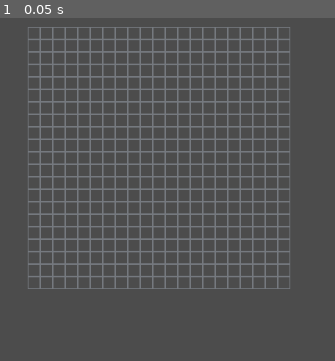
Above: before the commit, frame 1.
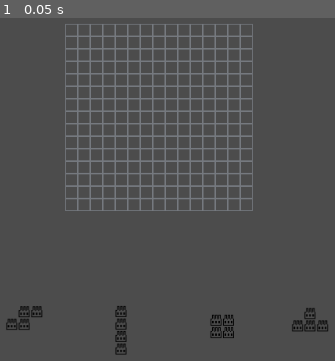
Above: after the commit, the same moment.

Repository: T4g1/gd-wildjam13
Game: Godot game, scene res://main.tscn
Two runs of this game, one before a commit and one after it. Both use one fixed random seed, a clock stepped at 60 frames per second and the inputs below.
Inputs:
- Up to frame 1 (0.05 s): no input

The runs differ from the first frame. In frame 1, 16% of the frame differs, in the area x 1-98%, y 1-99%.

Commit message:
[add] Mockup of game scene

Diff:
--- a/main.tscn
+++ b/main.tscn
@@ -1,20 +1,55 @@
-[gd_scene load_steps=2 format=2]
+[gd_scene load_steps=3 format=2]
 
 [ext_resource path="res://nodes/Grid/Grid.tscn" type="PackedScene" id=1]
+[ext_resource path="res://nodes/Polymino/Polymino.tscn" type="PackedScene" id=2]
 
 [node name="Node2D" type="Control"]
 anchor_right = 1.0
 anchor_bottom = 1.0
 
-[node name="CenterContainer" type="CenterContainer" parent="."]
+[node name="VBoxContainer" type="VBoxContainer" parent="."]
 anchor_right = 1.0
 anchor_bottom = 1.0
 
-[node name="Grid" parent="CenterContainer" instance=ExtResource( 1 )]
+[node name="CenterContainer" type="CenterContainer" parent="VBoxContainer"]
+margin_right = 1024.0
+margin_bottom = 496.0
+size_flags_horizontal = 3
+size_flags_vertical = 3
+
+[node name="Grid" parent="VBoxContainer/CenterContainer" instance=ExtResource( 1 )]
+anchor_left = 0.0
+anchor_top = 0.0
 anchor_right = 0.0
 anchor_bottom = 0.0
 margin_left = 512.0
-margin_top = 300.0
+margin_top = 248.0
 margin_right = 512.0
-margin_bottom = 300.0
-grid_size = 21
+margin_bottom = 248.0
+size_flags_horizontal = 3
+size_flags_vertical = 3
+grid_size = 15
+
+[node name="HBoxContainer" type="HBoxContainer" parent="VBoxContainer"]
+margin_top = 500.0
+margin_right = 1024.0
+margin_bottom = 600.0
+size_flags_horizontal = 3
+size_flags_vertical = 3
+size_flags_stretch_ratio = 0.2
+
+[node name="pol1" parent="VBoxContainer/HBoxContainer" instance=ExtResource( 2 )]
+position = Vector2( 347.45, 21.1884 )
+shape = 1
+
+[node name="pol2" parent="VBoxContainer/HBoxContainer" instance=ExtResource( 2 )]
+position = Vector2( 487.412, 20.8715 )
+shape = 5
+
+[node name="pol3" parent="VBoxContainer/HBoxContainer" instance=ExtResource( 2 )]
+position = Vector2( 608.958, 31.9212 )
+shape = 4
+
+[node name="pol4" parent="VBoxContainer/HBoxContainer" instance=ExtResource( 2 )]
+position = Vector2( 713.316, 23.327 )
+shape = 6
--- a/nodes/Grid/Grid.tscn
+++ b/nodes/Grid/Grid.tscn
@@ -40,19 +40,21 @@
 0/z_index = 0
 
 [node name="Grid" type="Control"]
-anchor_right = 1.0
-anchor_bottom = 1.0
+anchor_left = 0.5
+anchor_top = 0.5
+anchor_right = 0.5
+anchor_bottom = 0.5
 script = ExtResource( 1 )
 grid_size = 20
 
 [node name="Content" type="TileMap" parent="."]
-position = Vector2( 352, 140 )
+position = Vector2( -160, -160 )
 tile_set = SubResource( 2 )
 cell_size = Vector2( 16, 16 )
 format = 1
 
 [node name="Lines" type="TileMap" parent="."]
-position = Vector2( 352, 140 )
+position = Vector2( -160, -160 )
 tile_set = SubResource( 1 )
 cell_size = Vector2( 16, 16 )
 format = 1
--- a/nodes/Polymino/Polymino.gd
+++ b/nodes/Polymino/Polymino.gd
@@ -26,13 +26,20 @@
 	[[1, 0, 0, 0],	# I
 	 [1, 0, 0, 0],
 	 [1, 0, 0, 0],
-	 [1, 0, 0, 0]]
+	 [1, 0, 0, 0]],
+	[[0, 1, 0, 0],	# W
+	 [1, 1, 1, 0],
+	 [0, 0, 0, 0],
+	 [0, 0, 0, 0]]
 ]
 
-enum PolyminoShape { Z = 0, S, L, J, O, I }
+enum PolyminoShape { Z = 0, S, L, J, O, I, W }
 export(PolyminoShape) var shape = PolyminoShape.Z setget set_shape
 
 func set_shape(new_shape):
+	if !has_node("Grid"):
+		return
+
 	shape = new_shape
 
 	$Grid.set_content(PATTERN[shape], TETROMINO_SIZE)
--- a/nodes/Polymino/Polymino.tscn
+++ b/nodes/Polymino/Polymino.tscn
@@ -10,5 +10,5 @@
 }
 
 [node name="Grid" parent="." instance=ExtResource( 2 )]
-margin_right = 240.0
-margin_bottom = 240.0
+grid_size = 4
+show_grid = false
